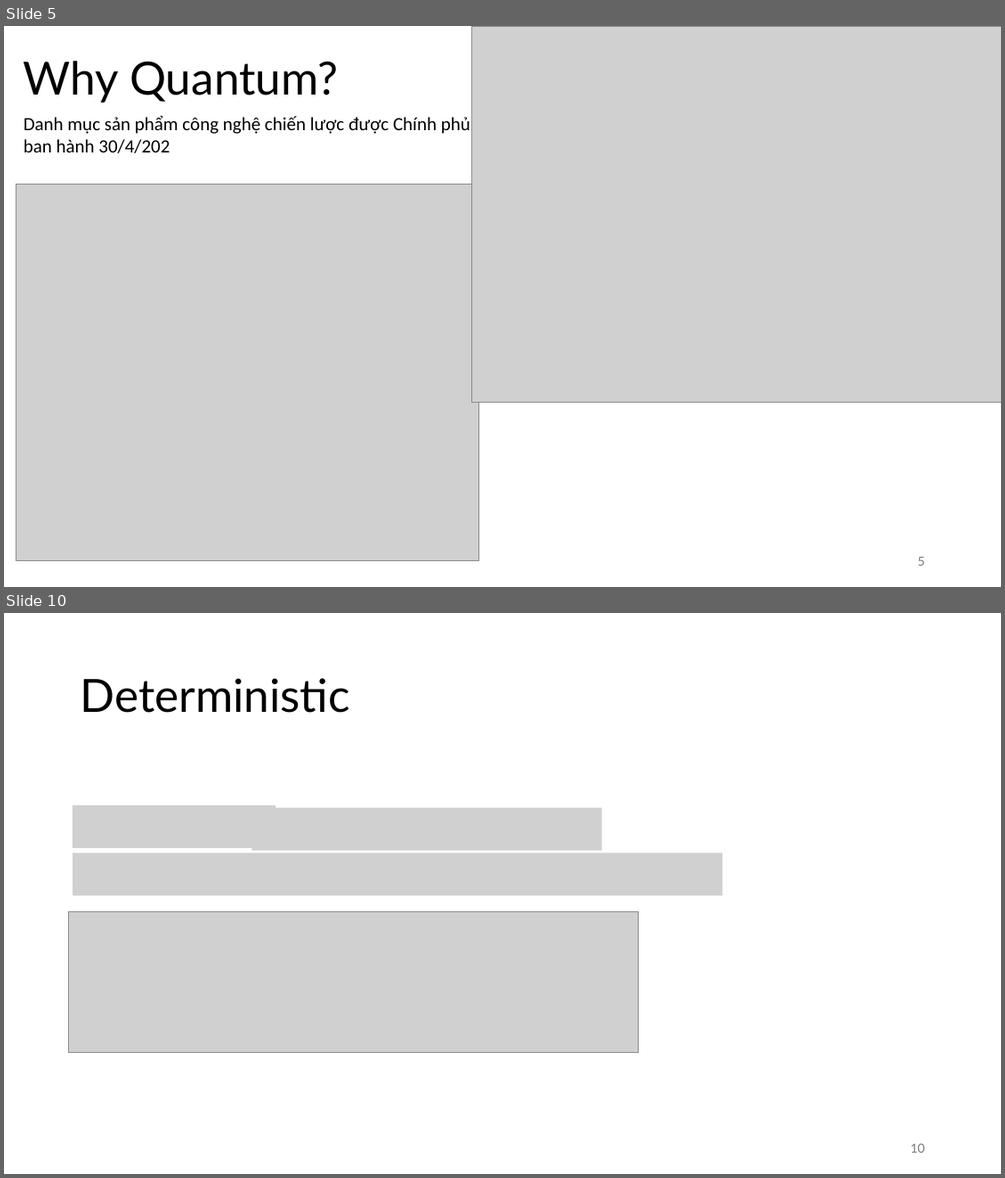
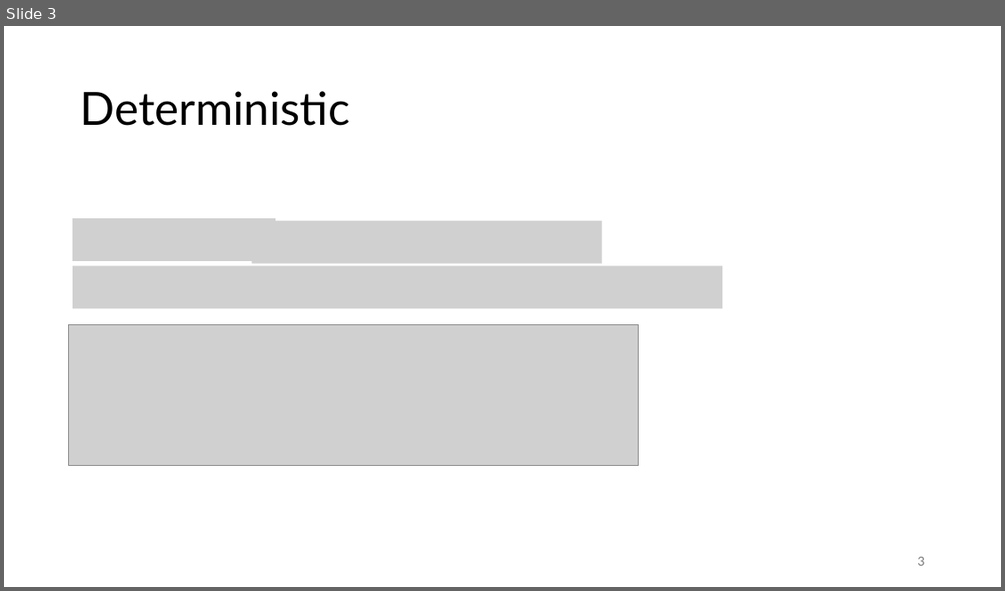
Before and after one commit to vutuanhai237/CourseMaterialsUIT, a slide deck: SExxx-Quantum computng/Slide/x. On Problems Quantum Computers Can Solve Efficiently (template).pptx. Shown one above the other, each under a label of ours: slides 5 and 10 before the commit, slide 3 after it; the slides between them are not shown. The pictures are 1005x1178 and 1005x591 pixels, drawn with LibreOffice and Linux fonts; fonts in the diff are those of the drawing; grey boxes stand for pictures. Boxes give left, top, right and bottom in pixels: in the first picture for what was removed or moved away, otherwise in the second. Text is boxed around its words. In the diff, an @@ line names an element or a change of style, - is before the commit and + after.

```diff
--- a/SExxx-Quantum computng/Slide/x. On Problems Quantum Computers Can Solve Efficiently (template).pptx
+++ b/SExxx-Quantum computng/Slide/x. On Problems Quantum Computers Can Solve Efficiently (template).pptx
@@ slide 5 removed at [4,26,1001,587], background #FFFFFF @@
@@ picture removed at [472,26,1001,402] @@
@@ title removed at [24,61,338,103] @@
-Why Quantum?
@@ text removed at [24,115,470,153] @@
-Danh mục sản phẩm công nghệ chiến lược được Chính phủ ban hành 30/4/202
@@ picture removed at [16,184,479,561] @@
@@ page number removed at [917,556,924,565] @@
-5
@@ what was slide 10 is now slide 3 @@
@@ page number at [917,556,924,565]: text changed @@
-10
+3
```
Also in this commit, not shown: 17 slides changed, 1 slide added, 10 other slides removed, 3 other files.
